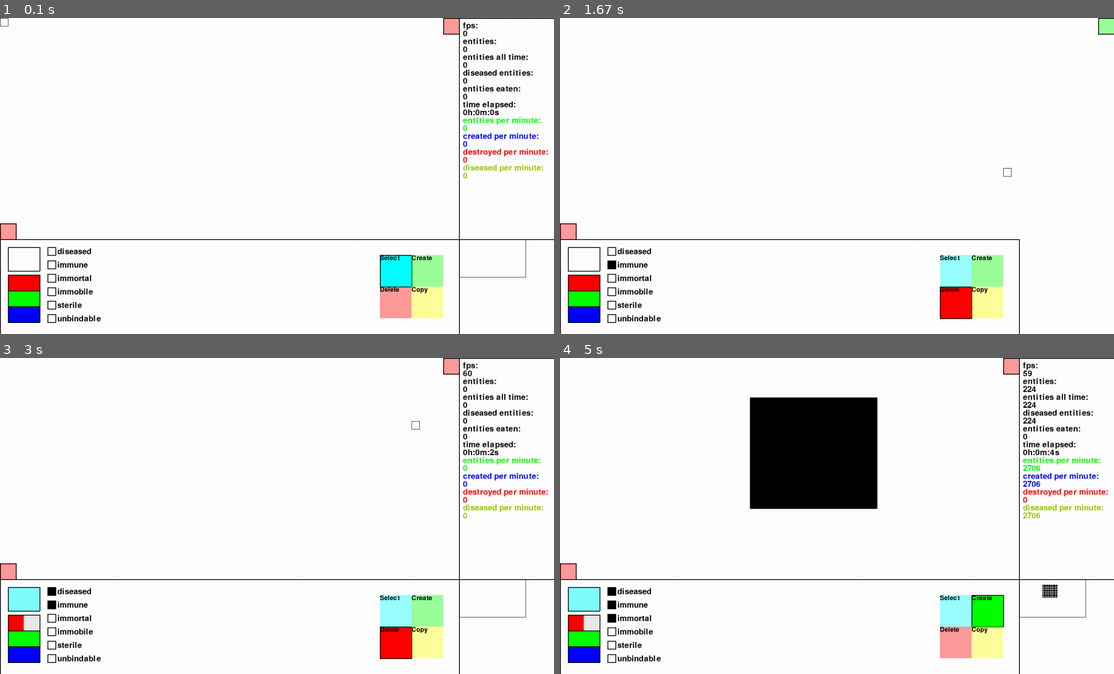
Above: before the commit, frames 1-4 (two rows, left to right).
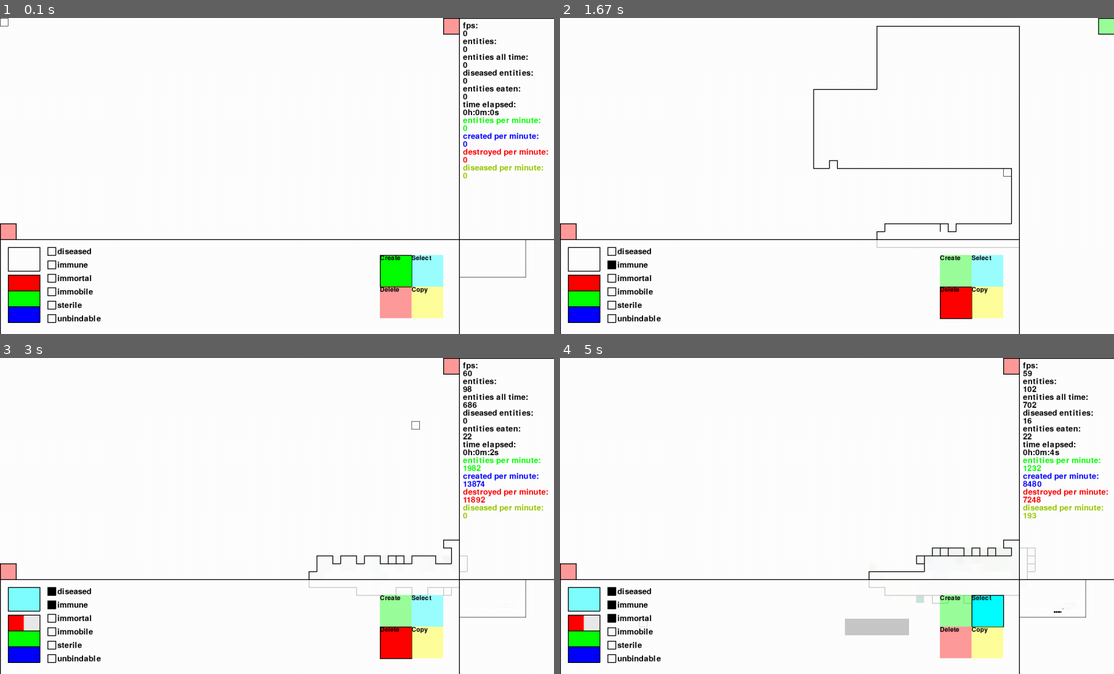
Above: after the commit, the same moments.

Repository: sbwhitt/pygame-life-simulation
Game: pygame game, started from main.py
The game is run twice, just before and just after one commit, with the same random seed, the same clock (stepped at 60 frames per second) and the same inputs.
Inputs (mouse positions are in pixels of both pictures, inside the frame that each line leads up to):
- Up to frame 1 (0.1 s): no input
- Up to frame 2 (1.67 s): press the mouse at (953, 270) at 0.37 s; move the mouse to (886, 179) at 0.47 s; release the mouse at (814, 90) at 0.6 s; press the mouse at (1008, 24) at 0.7 s; move the mouse to (942, 134) at 0.8 s; release the mouse at (875, 242) at 0.93 s; press the mouse at (953, 302) at 1.03 s; move the mouse to (997, 280) at 1.13 s; release the mouse at (1047, 258) at 1.27 s; press the mouse at (609, 264) at 1.37 s; move the mouse to (809, 217) at 1.47 s; release the mouse at (1008, 166) at 1.6 s
- Up to frame 3 (3 s): press the mouse at (393, 642) at 1.7 s; move the mouse to (426, 534) at 1.8 s; release the mouse at (454, 427) at 1.93 s; press the mouse at (22, 623) at 2.03 s; move the mouse to (44, 613) at 2.13 s; release the mouse at (66, 604) at 2.27 s; press the mouse at (548, 364) at 2.37 s; move the mouse to (349, 411) at 2.47 s; release the mouse at (155, 459) at 2.6 s; press the mouse at (49, 591) at 2.7 s; move the mouse to (232, 509) at 2.8 s; release the mouse at (415, 427) at 2.93 s
- Up to frame 4 (5 s): press the mouse at (953, 642) at 3.03 s; move the mouse to (920, 569) at 3.13 s; release the mouse at (881, 497) at 3.27 s; press the mouse at (609, 617) at 3.37 s; move the mouse to (643, 563) at 3.47 s; release the mouse at (681, 509) at 3.6 s; press the mouse at (953, 610) at 3.7 s; move the mouse to (903, 620) at 3.8 s; release the mouse at (848, 629) at 3.93 s; press the mouse at (986, 610) at 4.03 s; move the mouse to (870, 506) at 4.13 s; release the mouse at (759, 402) at 4.27 s; click (654, 471) at 4.38 s; click (643, 620) at 4.72 s

The runs differ from the first frame. In frame 1, 1.1% of the frame differs, in the area x 68-80%, y 74-86%; in frame 2, 2.0%; in frame 3, 1.7%; in frame 4, 11%, in the area x 34-91%, y 8-88%.

Commit message:
refactor

Diff:
--- a/src/app.py
+++ b/src/app.py
@@ -186,7 +186,7 @@
             else: self.mouse.drag(settings.LEFT_CLICK)
         elif self.mouse.dragging[settings.LEFT_CLICK]:
             shift = (pygame.K_LSHIFT in self.keys or pygame.K_RSHIFT in self.keys)
-            self.mouse.execute_left_click(self.bottom_panel.actions.selected_option,
+            self.mouse.execute_left_click_drag(self.bottom_panel.actions.selected_option,
                                           self.e_man,
                                           self.bottom_panel.get_attributes(),
                                           shift)
--- a/src/interface/components/action_menu.py
+++ b/src/interface/components/action_menu.py
@@ -61,10 +61,10 @@
     def _build_options(self) -> list[ActionMenuOption]:
         ops = []
         for k, v in settings.ACTION_MENU_OPTIONS.items():
+            if v == "Create":
+                ops.append(self._build_option(v, k, colors.GREEN))
             if v == "Select":
                 ops.append(self._build_option(v, k, colors.CYAN))
-            if v == "Create":
-                ops.append(self._build_option(v, k, colors.GREEN))
             if v == "Delete":
                 ops.append(self._build_option(v, k, colors.RED))
             if v == "Copy":
--- a/src/interface/mouse.py
+++ b/src/interface/mouse.py
@@ -64,13 +64,13 @@
         elif button == settings.RIGHT_CLICK:
             self.window.move(self._get_drag_dir(settings.RIGHT_CLICK))
 
-    def execute_left_click(self, menu_option: ActionMenuOption, e_man: EntityManager, atts: dict, shift: bool=False) -> None:
+    def execute_left_click_drag(self, menu_option: ActionMenuOption, e_man: EntityManager, atts: dict, shift: bool=False) -> None:
+        # creation
+        if menu_option.option == settings.ACTION_MENU_OPTIONS[0]:
+            self.place_selected(e_man, atts)
         # selection
-        if menu_option.option == settings.ACTION_MENU_OPTIONS[0]:
+        elif menu_option.option == settings.ACTION_MENU_OPTIONS[1]:
             self.select(e_man, shift)
-        # creation
-        elif menu_option.option == settings.ACTION_MENU_OPTIONS[1]:
-            self.place_selected(e_man, atts)
         # deletion
         elif menu_option.option == settings.ACTION_MENU_OPTIONS[2]:
             self.delete_selected(e_man)
--- a/static/settings.py
+++ b/static/settings.py
@@ -12,7 +12,7 @@
 FONT_SIZE_SMALLER = 16
 
 # menu options
-ACTION_MENU_OPTIONS = {0: "Select", 1: "Create", 2: "Delete", 3: "Copy"}
+ACTION_MENU_OPTIONS = {0: "Create", 1: "Select", 2: "Delete", 3: "Copy"}
 COLOR_PICKER_OPTIONS = {0: "Red", 1: "Green", 2: "Blue"}
 CHOOSER_OPTIONS = {0: "diseased", 1: "immune", 2: "immortal", 3: "immobile", 4: "sterile", 5: "unbindable"}
 
